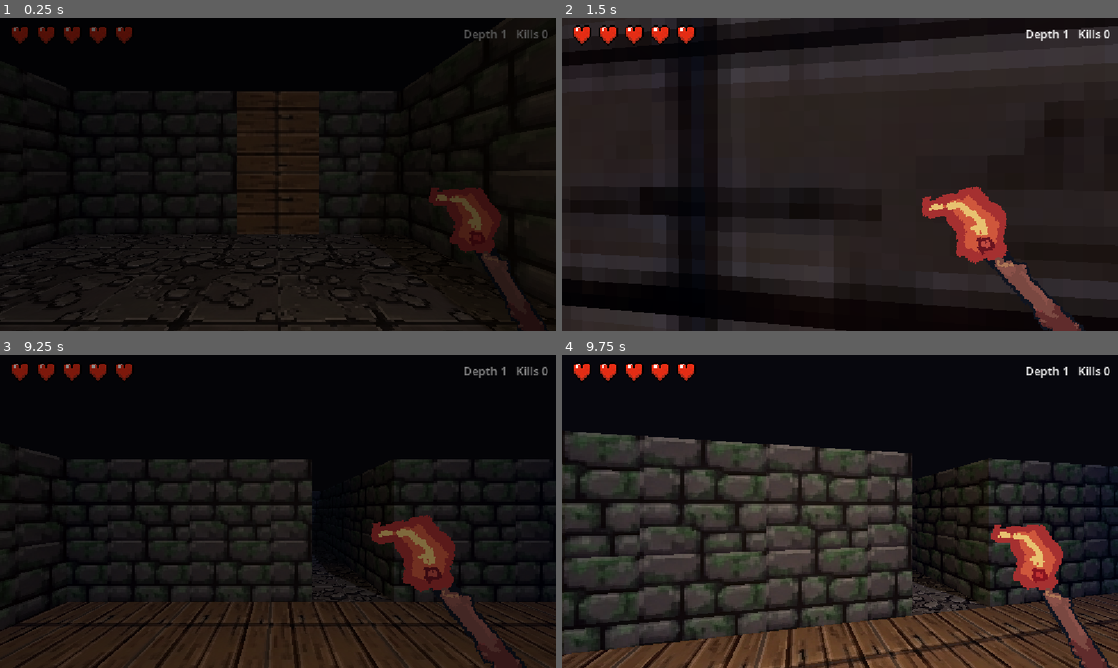
Above: before the commit, frames 1-4 (two rows, left to right).
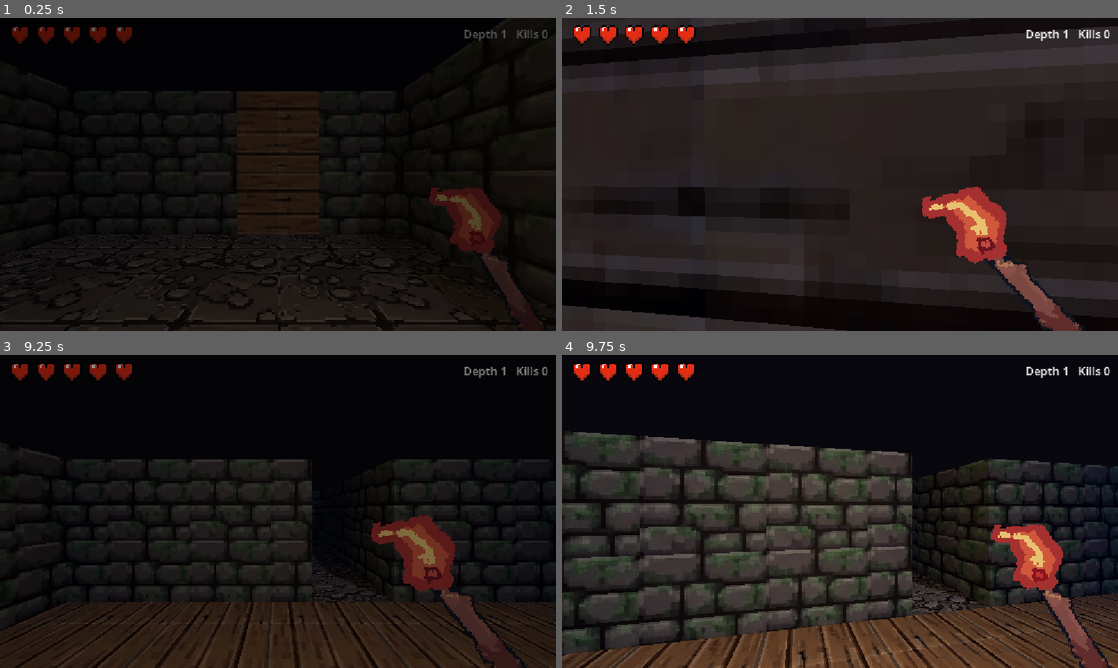
Above: after the commit, the same moments.

Repository: WatcherAtTheThreshold/threshold-deep
Game: Godot game, scene res://scenes/dungeon.tscn
Two runs of this game, one before a commit and one after it. Both use one fixed random seed, a clock stepped at 60 frames per second and the inputs below.
Inputs (mouse positions are in pixels of both pictures, inside the frame that each line leads up to):
- Up to frame 1 (0.25 s): no input
- Up to frame 2 (1.5 s): tap Enter at 0.5 s; move the mouse to (867, 174) at 0.52 s; press the mouse at (867, 174) at 0.53 s; hold W (move_forward) from 0.53 s (still down); tap Space (jump) at 0.77 s; move the mouse to (812, 174) at 1.27 s; release the mouse at (812, 174) at 1.28 s; click (812, 174) at 1.35 s
- Up to frame 3 (9.25 s): tap Space (jump) at 1.52, 2, 3.02, 3.77, 4.52, 6.02, 6.77, 7.52, 8, 9.02 s; move the mouse to (289, 505) at 2.02 s; press the mouse at (289, 505) at 2.03 s; tap R every 2.25 s from 2.1 to 8.85 s; move the mouse to (272, 517) at 2.77 s; release the mouse at (272, 517) at 2.78 s; click (272, 517) at 2.85 s; move the mouse to (316, 514) at 3.52 s; press the mouse at (316, 514) at 3.53 s; tap Enter at 4.25 s; move the mouse to (233, 508) at 4.27 s; release the mouse at (233, 508) at 4.28 s; click (233, 508) at 4.55 s; move the mouse to (283, 511) at 5.02 s; press the mouse at (283, 511) at 5.03 s; move the mouse to (255, 505) at 5.77 s; release W (move_forward) at 5.78 s; release the mouse at (255, 505) at 5.78 s; hold D (move_right) 5.78-6.53 s; click (255, 505) at 5.85 s; move the mouse to (305, 511) at 6.52 s; press the mouse at (305, 511) at 6.53 s; hold W (move_forward) 6.53-8.78 s; move the mouse to (250, 511) at 7.27 s; release the mouse at (250, 511) at 7.28 s; click (250, 511) at 7.35 s; move the mouse to (289, 505) at 8.02 s; press the mouse at (289, 505) at 8.03 s; move the mouse to (272, 517) at 8.77 s; release the mouse at (272, 517) at 8.78 s; hold A (move_left) from 8.78 s (still down); click (272, 517) at 9.05 s
- Up to frame 4 (9.75 s): move the mouse to (878, 514) at 9.52 s; release A (move_left) at 9.53 s; press the mouse at (878, 514) at 9.53 s; hold W (move_forward) from 9.53 s (still down)

The runs differ from the first frame. In frame 1, less than 0.1% of the frame differs, in the area x 49-53%, y 23-69%; in frame 2, 2.7%, in the area x 20-49%, y 0-100%; in frame 3, 0.4%; in frame 4, 0.7%.

Commit message:
Slimes: puddle spawn, split at half health, re-merge, eat potions
- slime.tscn/gd: spawns as a flat puddle (1.3s, invulnerable), rises
  into a large slime (6 HP); at 3 HP or less it splits into two
  smalls that prefer finding each other to re-merge (summed HP)
  unless the player is within 5m - or unless something hits them
- Flat spawn/corpse sprites lie on the floor hatch-style; billboard
  frames alternate while moving
- Slimes dissolve potions they slither over
- Spawn table: 18% slime at all depths, alongside wizard scaling

Co-Authored-By: Claude Fable 5 <noreply@anthropic.com>

Diff:
--- /dev/null
+++ b/scenes/slime.tscn
@@ -0,0 +1,23 @@
+[gd_scene load_steps=4 format=3]
+
+[ext_resource type="Script" path="res://scripts/slime.gd" id="1_slime"]
+[ext_resource type="Texture2D" path="res://assets/sprites/slime/slime-spawn.png" id="2_texture"]
+
+[sub_resource type="SphereShape3D" id="sphere_slime"]
+radius = 0.5
+
+[node name="Slime" type="CharacterBody3D" groups=["slimes"]]
+
+collision_mask = 3
+script = ExtResource("1_slime")
+
+[node name="CollisionShape3D" type="CollisionShape3D" parent="."]
+shape = SubResource("sphere_slime")
+
+[node name="Sprite" type="Sprite3D" parent="."]
+pixel_size = 0.03125
+billboard = 2
+shaded = true
+alpha_cut = 1
+texture_filter = 0
+texture = ExtResource("2_texture")
--- a/scripts/dungeon.gd
+++ b/scripts/dungeon.gd
@@ -2,6 +2,7 @@
 
 const SKELETON_SCENE := preload("res://scenes/skeleton.tscn")
 const WIZARD_SCENE := preload("res://scenes/wizard.tscn")
+const SLIME_SCENE := preload("res://scenes/slime.tscn")
 const POTION_SCENE := preload("res://scenes/potion.tscn")
 const HATCH_SCENE := preload("res://scenes/hatch.tscn")
 
@@ -14,6 +15,7 @@
 const EXTRA_SKELETON_CHANCE_PER_DEPTH := 0.15
 const WIZARD_CHANCE_PER_DEPTH := 0.15
 const WIZARD_CHANCE_MAX := 0.45
+const SLIME_CHANCE := 0.18
 
 const WOOD_WALL_HITS := 2
 const FLOOR_COLLAPSE_CHANCE := 0.35
@@ -116,8 +118,11 @@
 			spawn_cells.append(rooms[i].get_center() + Vector2i(-1, 0))
 		for cell in spawn_cells:
 			var enemy: Node3D
-			if randf() < wizard_chance:
+			var roll := randf()
+			if roll < wizard_chance:
 				enemy = WIZARD_SCENE.instantiate()
+			elif roll < wizard_chance + SLIME_CHANCE:
+				enemy = SLIME_SCENE.instantiate()
 			else:
 				enemy = SKELETON_SCENE.instantiate()
 			enemy.setup(RunState.depth)
--- a/scripts/potion.gd
+++ b/scripts/potion.gd
@@ -12,3 +12,6 @@
 	# on the floor for later, which rewards remembering where it was.
 	if body is Player and body.heal(HEAL_AMOUNT):
 		queue_free()
+	elif body.is_in_group("slimes"):
+		# Slimes dissolve what they slither over.
+		queue_free()
--- /dev/null
+++ b/scripts/slime.gd
@@ -0,0 +1,224 @@
+extends CharacterBody3D
+
+enum State { PUDDLE, LARGE, SMALL }
+
+const TEX_LARGE_1 := preload("res://assets/sprites/slime/slime-large/slime-large-down1.png")
+const TEX_LARGE_2 := preload("res://assets/sprites/slime/slime-large/slime-large-down2.png")
+const TEX_SMALL_1 := preload("res://assets/sprites/slime/slime-small/slimes-small-down1.png")
+const TEX_SMALL_2 := preload("res://assets/sprites/slime/slime-small/slimes-small-down2.png")
+const TEX_SPAWN := preload("res://assets/sprites/slime/slime-spawn.png")
+const TEX_DEAD := preload("res://assets/sprites/slime/slime_dead.png")
+const WALK_FRAME_TIME := 0.25
+
+const SPAWN_TIME := 1.3
+const LARGE_MAX_HEALTH := 6
+const SPLIT_HEALTH := 3
+const LARGE_SPEED := 1.4
+const SMALL_SPEED := 2.6
+const SIGHT_RANGE := 9.0
+const INFIGHT_SIGHT_RANGE := 20.0
+const ATTACK_RANGE := 1.2
+const ATTACK_COOLDOWN := 1.2
+const MERGE_RANGE := 1.0
+const PLAYER_PRIORITY_RANGE := 5.0
+
+var state := State.PUDDLE
+var health := LARGE_MAX_HEALTH
+var speed_scale := 1.0
+var spawn_timer := SPAWN_TIME
+var attack_timer := 0.0
+var walk_time := 0.0
+var dead := false
+var target: PhysicsBody3D = null
+var partner: CharacterBody3D = null  # fellow small to re-merge with
+
+@onready var sprite: Sprite3D = $Sprite
+@onready var player: Player = get_tree().get_first_node_in_group("player")
+
+
+func _ready() -> void:
+	if state == State.PUDDLE:
+		_show_flat(TEX_SPAWN)
+	else:
+		# Split-spawned smalls skip the puddle and are live immediately.
+		add_to_group("enemies")
+		_apply_state()
+
+
+func make_small(hp: int, buddy: CharacterBody3D) -> void:
+	# Called before add_child by the splitting parent.
+	state = State.SMALL
+	health = hp
+	partner = buddy
+
+
+func setup(depth: int) -> void:
+	speed_scale = 1.0 + minf(0.04 * (depth - 1), 0.4)
+
+
+func _physics_process(delta: float) -> void:
+	if dead:
+		return
+	if not is_on_floor():
+		velocity += get_gravity() * delta
+	attack_timer = maxf(attack_timer - delta, 0.0)
+
+	if state == State.PUDDLE:
+		spawn_timer -= delta
+		if spawn_timer <= 0.0:
+			_emerge()
+		move_and_slide()
+		return
+
+	var speed := (LARGE_SPEED if state == State.LARGE else SMALL_SPEED) * speed_scale
+	var goal := _pick_goal()
+	var to_goal := goal.global_position - global_position
+	to_goal.y = 0.0
+	var dist := to_goal.length()
+	var sight := SIGHT_RANGE if _get_target() == player else INFIGHT_SIGHT_RANGE
+
+	if goal == partner and dist < MERGE_RANGE:
+		# Initiator rule so only one of the pair performs the merge.
+		if get_instance_id() < partner.get_instance_id():
+			_merge()
+	elif dist < sight and _can_see(goal):
+		if goal == partner or dist > ATTACK_RANGE:
+			var dir := to_goal.normalized()
+			velocity.x = dir.x * speed
+			velocity.z = dir.z * speed
+		else:
+			velocity.x = 0.0
+			velocity.z = 0.0
+			if attack_timer == 0.0:
+				attack_timer = ATTACK_COOLDOWN
+				goal.take_damage(1, to_goal.normalized(), self)
+	else:
+		velocity.x = move_toward(velocity.x, 0.0, speed)
+		velocity.z = move_toward(velocity.z, 0.0, speed)
+
+	move_and_slide()
+
+	if Vector2(velocity.x, velocity.z).length() > 0.3:
+		walk_time += delta
+		var first := int(walk_time / WALK_FRAME_TIME) % 2 == 0
+		if state == State.LARGE:
+			sprite.texture = TEX_LARGE_1 if first else TEX_LARGE_2
+		else:
+			sprite.texture = TEX_SMALL_1 if first else TEX_SMALL_2
+	elif state == State.LARGE:
+		sprite.texture = TEX_LARGE_1
+	else:
+		sprite.texture = TEX_SMALL_1
+
+
+func _pick_goal() -> PhysicsBody3D:
+	# Grudges (being hit) always take priority. Otherwise a small
+	# slime would rather find its twin and re-merge — unless the
+	# player is close enough to be worth fighting.
+	var t := _get_target()
+	if state == State.SMALL and t == player and _partner_alive():
+		var player_dist := (player.global_position - global_position).length()
+		if player_dist > PLAYER_PRIORITY_RANGE or not _can_see(player):
+			return partner
+	return t
+
+
+func _partner_alive() -> bool:
+	if partner != null and is_instance_valid(partner) and not partner.dead:
+		return true
+	partner = null
+	return false
+
+
+func _emerge() -> void:
+	state = State.LARGE
+	add_to_group("enemies")
+	_apply_state()
+
+
+func _merge() -> void:
+	health = clampi(health + partner.health, 1, LARGE_MAX_HEALTH)
+	partner.queue_free()
+	partner = null
+	state = State.LARGE
+	_apply_state()
+
+
+func _split(h1: int, h2: int) -> void:
+	var side := Vector3.RIGHT.rotated(Vector3.UP, randf() * TAU)
+	var other: CharacterBody3D = (load("res://scenes/slime.tscn") as PackedScene).instantiate()
+	other.make_small(h2, self)
+	other.position = global_position + side * 0.7
+	other.velocity = side * 3.0
+	get_parent().add_child.call_deferred(other)
+	partner = other
+	state = State.SMALL
+	health = h1
+	velocity += -side * 3.0
+	_apply_state()
+
+
+func _apply_state() -> void:
+	sprite.billboard = BaseMaterial3D.BILLBOARD_FIXED_Y
+	sprite.rotation = Vector3.ZERO
+	if state == State.LARGE:
+		sprite.texture = TEX_LARGE_1
+		sprite.position = Vector3.ZERO
+	else:
+		sprite.texture = TEX_SMALL_1
+		sprite.position = Vector3(0, -0.5, 0)
+
+
+func _show_flat(tex: Texture2D) -> void:
+	# Puddles and corpses lie on the floor like the hatch does.
+	sprite.billboard = BaseMaterial3D.BILLBOARD_DISABLED
+	sprite.rotation_degrees = Vector3(-90, 0, 0)
+	sprite.position = Vector3(0, -0.47, 0)
+	sprite.texture = tex
+
+
+func _get_target() -> PhysicsBody3D:
+	# A grudge holds only while its object stands; otherwise, the player.
+	if target != null and is_instance_valid(target) and not target.get("dead"):
+		return target
+	target = null
+	return player
+
+
+func _can_see(t: PhysicsBody3D) -> bool:
+	var query := PhysicsRayQueryParameters3D.create(
+		global_position + Vector3.UP * 0.3,
+		t.global_position + Vector3.UP * 0.3,
+		1, [get_rid(), t.get_rid()])
+	return get_world_3d().direct_space_state.intersect_ray(query).is_empty()
+
+
+func take_damage(amount: int, push_dir: Vector3, attacker: PhysicsBody3D = null) -> void:
+	if dead or state == State.PUDDLE:
+		return
+	health -= amount
+	velocity += push_dir * 6.0
+	if attacker != null and attacker != self:
+		# Pain redirects attention to whoever caused it.
+		target = attacker
+	sprite.modulate = Color(1.0, 0.3, 0.3)
+	create_tween().tween_property(sprite, "modulate", Color.WHITE, 0.25)
+	if health <= 0:
+		_die(attacker == null or attacker is Player)
+	elif state == State.LARGE and health <= SPLIT_HEALTH:
+		var h2 := health / 2
+		var h1 := health - h2
+		if h2 >= 1:
+			_split(h1, h2)
+
+
+func _die(by_player: bool) -> void:
+	# The splat stays where the slime burst.
+	dead = true
+	if by_player:
+		RunState.record_kill()
+	remove_from_group("enemies")
+	$CollisionShape3D.set_deferred("disabled", true)
+	velocity = Vector3.ZERO
+	sprite.modulate = Color.WHITE
+	_show_flat(TEX_DEAD)
Binary file added: assets/sprites/frogmen/frogmen-down1.png
Binary file added: assets/sprites/frogmen/frogmen-down3.png
Binary file added: assets/sprites/frogmen/frogmen3.png
Binary file added: assets/sprites/frogmen/frogmen4.png
Binary file added: assets/sprites/frogmen/frogmen5.png
Binary file added: assets/sprites/mush/mega-mush1.png
Binary file added: assets/sprites/mush/mini-mush1.png
Binary file added: assets/sprites/mush/mush1.png
Binary file added: assets/sprites/slime/slime-large/slime-large-down1.png
Binary file added: assets/sprites/slime/slime-large/slime-large-down2.png
Binary file added: assets/sprites/slime/slime-small/slimes-small-down1.png
Binary file added: assets/sprites/slime/slime-small/slimes-small-down2.png
(and 6 more such lines)
